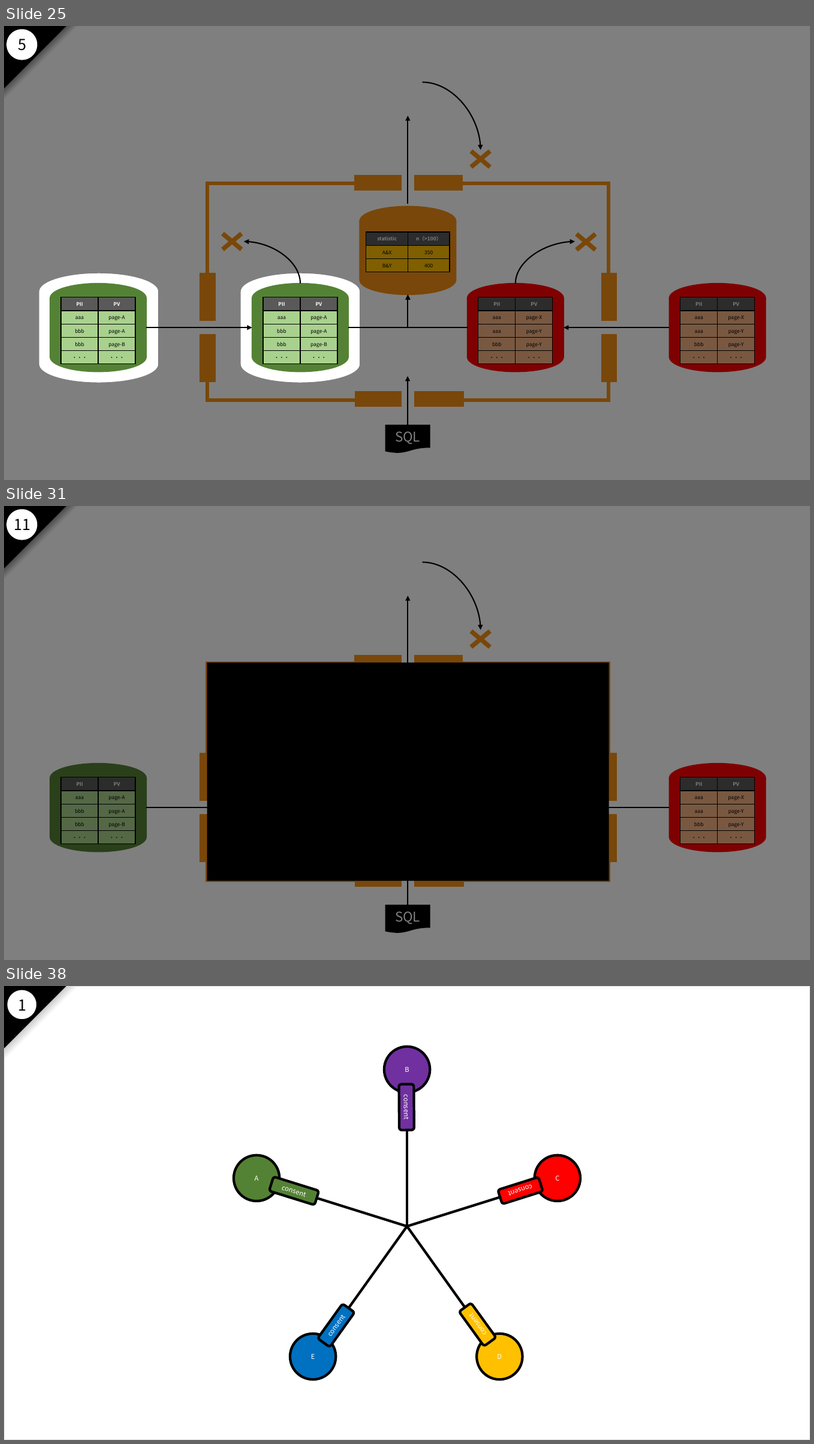
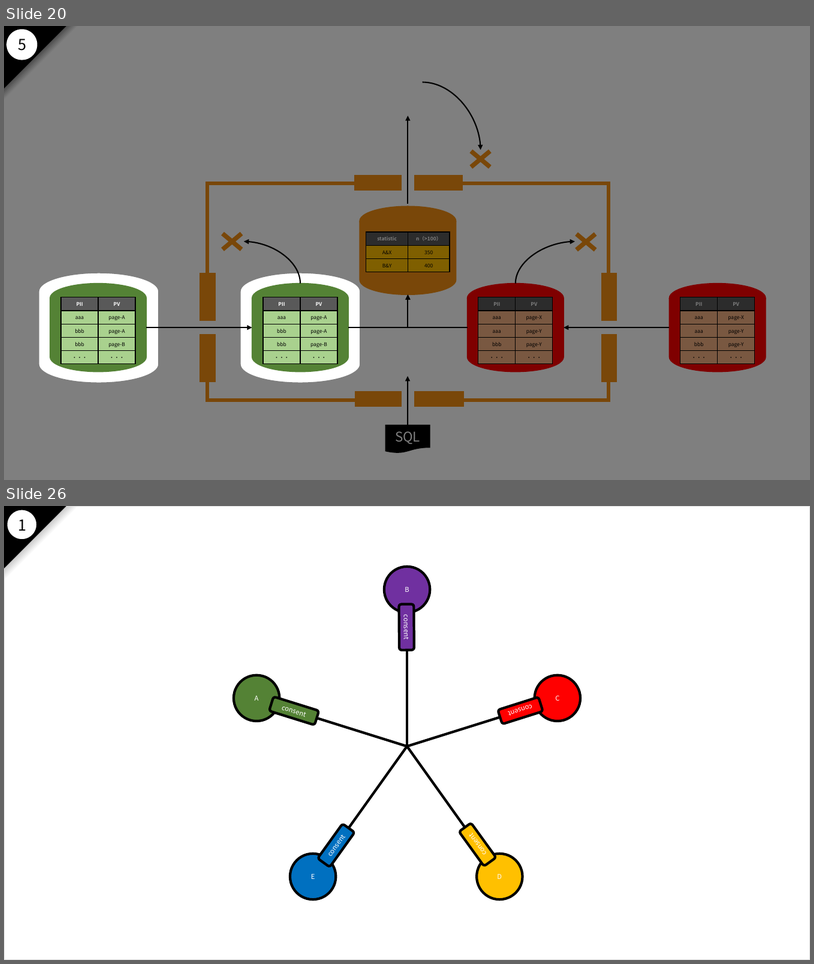
Before and after one commit to nakayama-kazuki/2021, a slide deck: pptx/power-punch-v2.pptx. Shown one above the other, each under a label of ours: slides 25, 31 and 38 before the commit, slides 20 and 26 after it; the slides between them are not shown. The pictures are 814x1444 and 814x964 pixels, drawn with LibreOffice and Linux fonts; fonts in the diff are those of the drawing; background and template pictures are left out. Boxes give left, top, right and bottom in pixels: in the first picture for what was removed or moved away, otherwise in the second. Text is boxed around its words. In the diff, an @@ line names an element or a change of style, - is before the commit and + after.

```diff
--- a/pptx/power-punch-v2.pptx
+++ b/pptx/power-punch-v2.pptx
@@ slide 31 removed at (x1=4, y1=506, x2=810, y2=960), background #FFFFFF; not listed: 21 template elements that a slide beside it also shows @@
@@ rectangle removed at (x1=4, y1=506, x2=810, y2=960) @@
@@ group removed at (x1=4, y1=506, x2=78, y2=580): 2 right triangles, 1 ellipse, 1 text @@
-11
@@ rectangle removed at (x1=207, y1=663, x2=609, y2=881) @@
@@ what was slide 25 is now slide 20 @@
@@ what was slide 38 is now slide 26 @@
```
Also in this commit, not shown: 27 slides changed, 6 slides added, 15 other slides removed.
